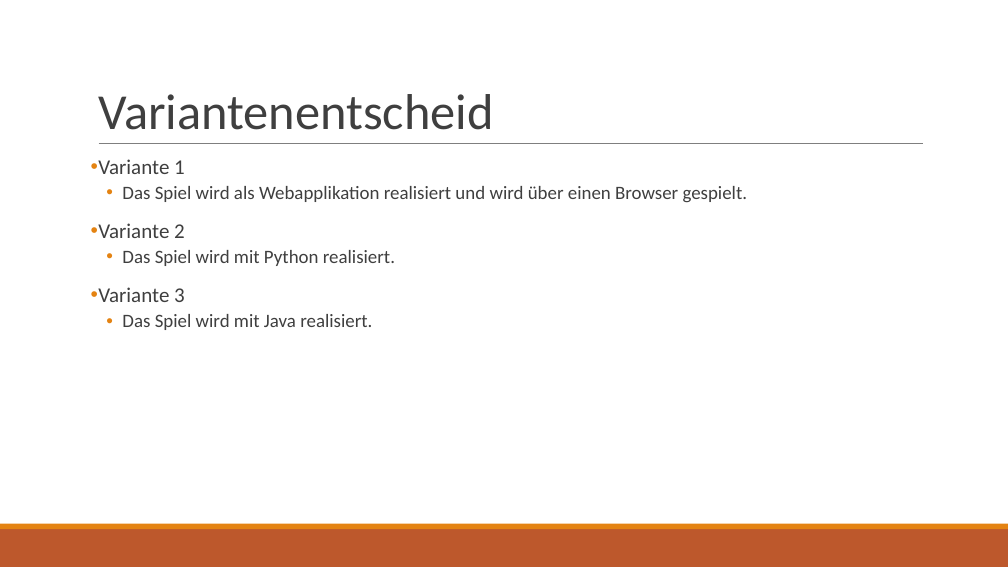
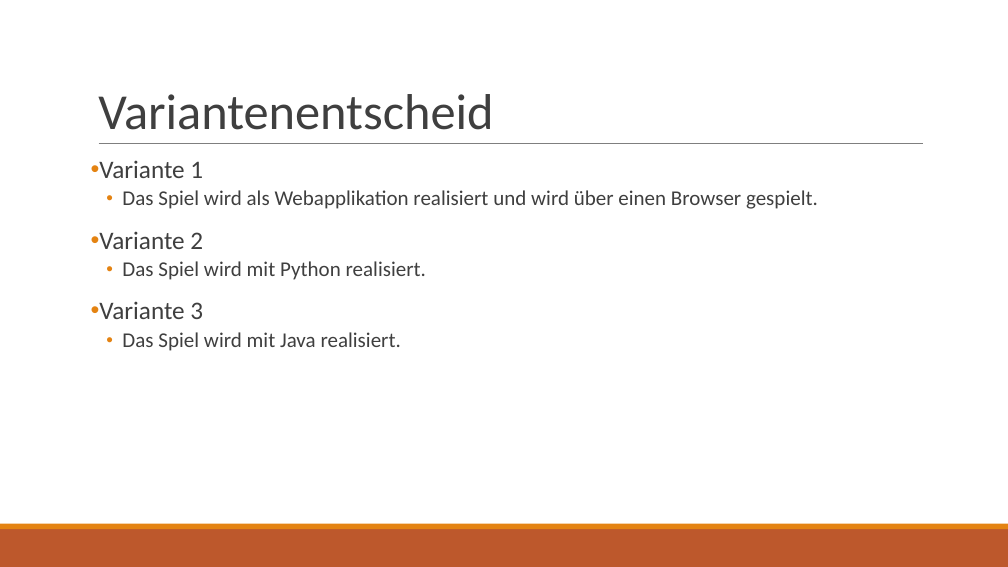
Before and after one commit to raphael-s/M306, a slide deck: slide 5 of docs/Projektpräsentation.pptx. Drawn at 1008x567 pixels with LibreOffice and Linux fonts; fonts in the diff are those of the drawing. Boxes give left, top, right and bottom in pixels: in the first picture for what was removed or moved away, otherwise in the second. Text is boxed around its words. In the diff, an @@ line names an element or a change of style, - is before the commit and + after.

```diff
--- a/docs/Projektpräsentation.pptx
+++ b/docs/Projektpräsentation.pptx
@@ text "Variante 1" at [99,160,818,351]: size 20 to 24 pt in "Variante 1", "Variante 2", "Variante 3"; size 18 to 20 pt in "Das Spiel wird als Webapplikation realisiert und ...", "Das Spiel wird mit Python realisiert.", "Das Spiel wird mit Java realisiert."; indent changed @@
```
Also in this commit, not shown: 8 other slides changed.
